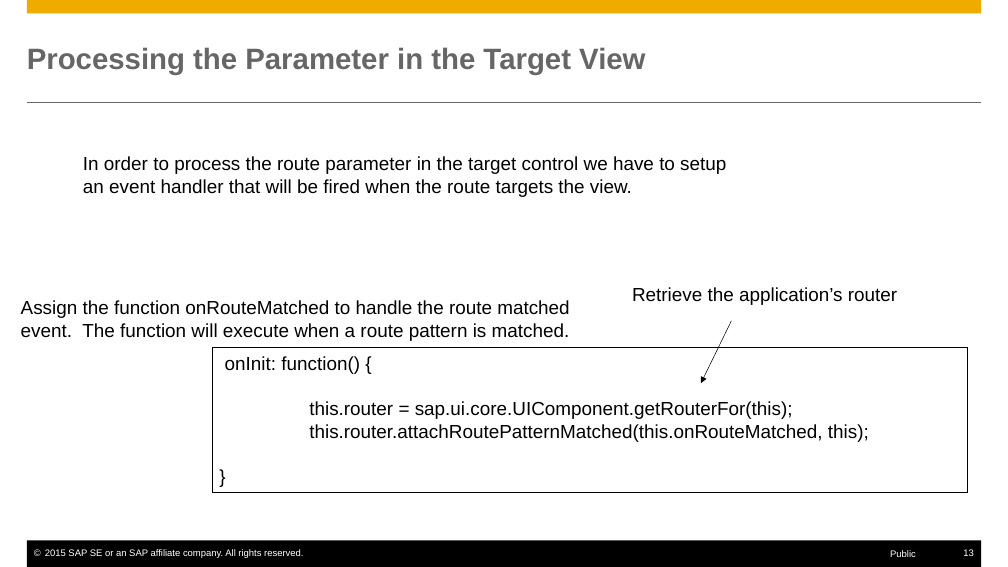
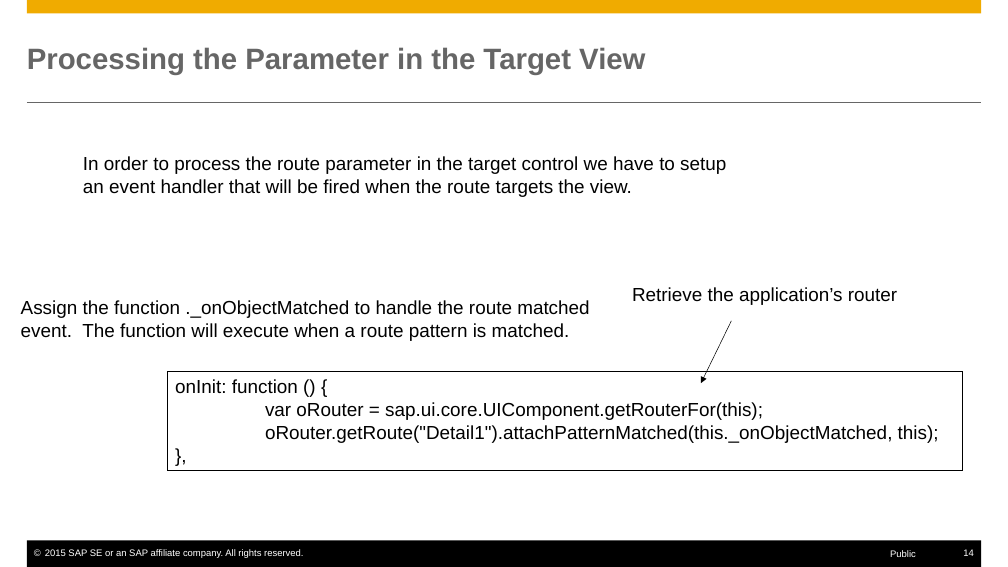
Before and after one commit to rosshigh/UI5, a slide deck: slide 14 of Notes/SAPUI5-Routing.pptx (slide 13 before the commit). Drawn at 1008x567 pixels with LibreOffice and Linux fonts; fonts in the diff are those of the drawing. Boxes give left, top, right and bottom in pixels: in the first picture for what was removed or moved away, otherwise in the second. Text is boxed around its words. In the diff, an @@ line names an element or a change of style, - is before the commit and + after.

```diff
--- a/Notes/SAPUI5-Routing.pptx
+++ b/Notes/SAPUI5-Routing.pptx
@@ text at bbox=[21, 300, 589, 341]: text changed @@
-Assign the function onRouteMatched to handle the route matched
-event. The function will execute when a route pattern is matched.
+Assign the function ._onObjectMatched to handle the route matched
+event. The function will execute when a route pattern is matched.
@@ rectangle "onInit: function () {": place and size @@
-rectangle "onInit: function () {" at bbox=[212, 348, 968, 493]
+rectangle "onInit: function () {" at bbox=[168, 371, 962, 470]
@@ text in rectangle at bbox=[175, 379, 939, 443]: text changed @@
-onInit: function() {
-this.router = sap.ui.core.UIComponent.getRouterFor(this);
-this.router.attachRoutePatternMatched(this.onRouteMatched, this);
-}
+onInit: function () {
+var oRouter = sap.ui.core.UIComponent.getRouterFor(this);
+oRouter.getRoute("Detail1").attachPatternMatched(this._onObjectMatched, this);
+},
@@ page number at bbox=[963, 549, 974, 556]: text changed @@
-13
+14
```
Also in this commit, not shown: 10 other slides changed, 3 slides added, 2 slides removed, 24 other files.
